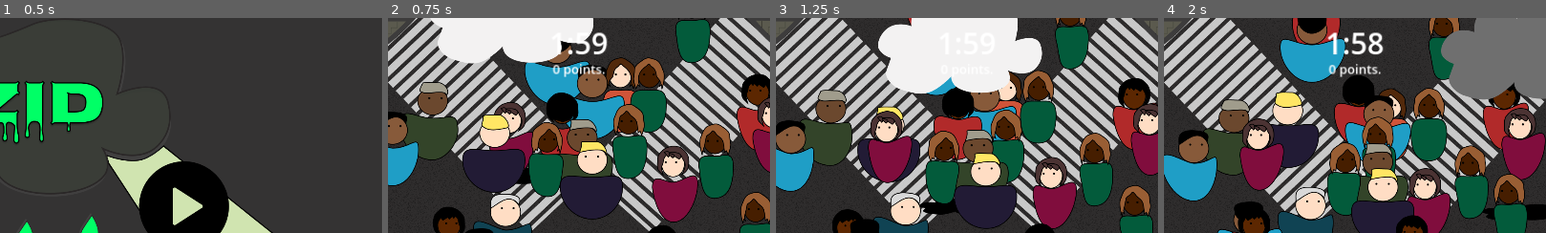
Above: before the commit, frames 1-4 (left to right).
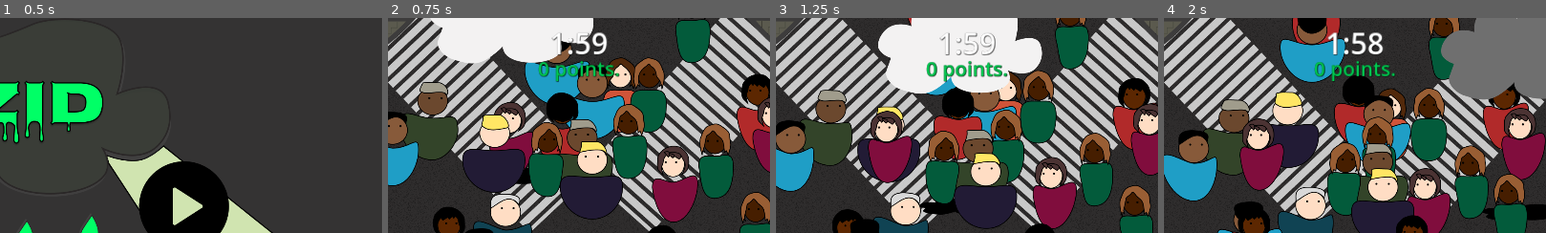
Above: after the commit, the same moments.

Repository: wetrustinprize/trijam-268
Game: Godot game, scene res://scenes/main_menu.tscn
The game is run twice, just before and just after one commit, with the same random seed, the same clock (stepped at 60 frames per second) and the same inputs. Sound files missing from this copy of the repository are replaced by a short silence.
Inputs (mouse positions are % of the whole screen's width and height, from its top left):
- Up to frame 1 (0.5 s): no input
- Up to frame 2 (0.75 s): click (49, 44) at 0.5 s
- Up to frame 3 (1.25 s): no input
- Up to frame 4 (2 s): move the mouse to (72, 45) at 1.27 s; click (72, 45) at 1.42 s
The pictures show only the part of the screen within x 25-75%, y 0-50%; the shares and areas given below are measured in that part.

Frame 1 is identical in both runs. In frame 2, 1.1% of the frame differs, in the area x 39-61%, y 6-30%; in frame 3, 1.3%; in frame 4, 1.0%.

Commit message:
pequenas mudanças
alteração no tamanho e sombra do score e timer.
alteração no tempo para matar as pessoas.

Diff:
--- a/actors/Human.gd
+++ b/actors/Human.gd
@@ -16,7 +16,7 @@
 var speed: float = 60
 var flee_speed: float = 100
 var distance_threshold: float = 10
-var health: float = 3
+var health: float = 1.5
 
 var on_rain: bool = false;
 var dead: bool = false;
--- a/project.godot
+++ b/project.godot
@@ -21,3 +21,7 @@
 window/size/viewport_height=1080
 window/stretch/mode="canvas_items"
 window/stretch/aspect="ignore"
+
+[dotnet]
+
+project/assembly_name="trijam-268"
--- a/scenes/game.tscn
+++ b/scenes/game.tscn
@@ -37,6 +37,8 @@
 offset_bottom = 112.0
 grow_horizontal = 2
 size_flags_horizontal = 4
+theme_override_colors/font_color = Color(1, 1, 1, 1)
+theme_override_colors/font_shadow_color = Color(0, 0, 0, 1)
 theme_override_font_sizes/font_size = 74
 text = "0:00"
 horizontal_alignment = 1
@@ -46,13 +48,16 @@
 anchors_preset = 5
 anchor_left = 0.5
 anchor_right = 0.5
-offset_left = -51.0
-offset_top = 106.0
-offset_right = 51.0
-offset_bottom = 151.0
+offset_left = -128.0
+offset_top = 83.0
+offset_right = 129.0
+offset_bottom = 170.0
 grow_horizontal = 2
-theme_override_font_sizes/font_size = 32
-text = "0 points."
+scale = Vector2(0.997473, 1)
+theme_override_colors/font_color = Color(2.64719e-06, 0.804843, 0.316252, 1)
+theme_override_colors/font_shadow_color = Color(0, 0, 0, 1)
+theme_override_font_sizes/font_size = 50
+text = "0 points"
 horizontal_alignment = 1
 vertical_alignment = 1
 
--- a/scenes/main_menu.tscn
+++ b/scenes/main_menu.tscn
@@ -30,6 +30,8 @@
 offset_top = 356.0
 offset_right = 1060.0
 offset_bottom = 590.0
+theme_override_colors/font_pressed_color = Color(0.924007, 0.702202, 0.334467, 1)
+theme_override_colors/font_hover_color = Color(1.92523e-07, 0.719854, 0.362749, 1)
 icon = ExtResource("2_cuict")
 flat = true
 icon_alignment = 1
